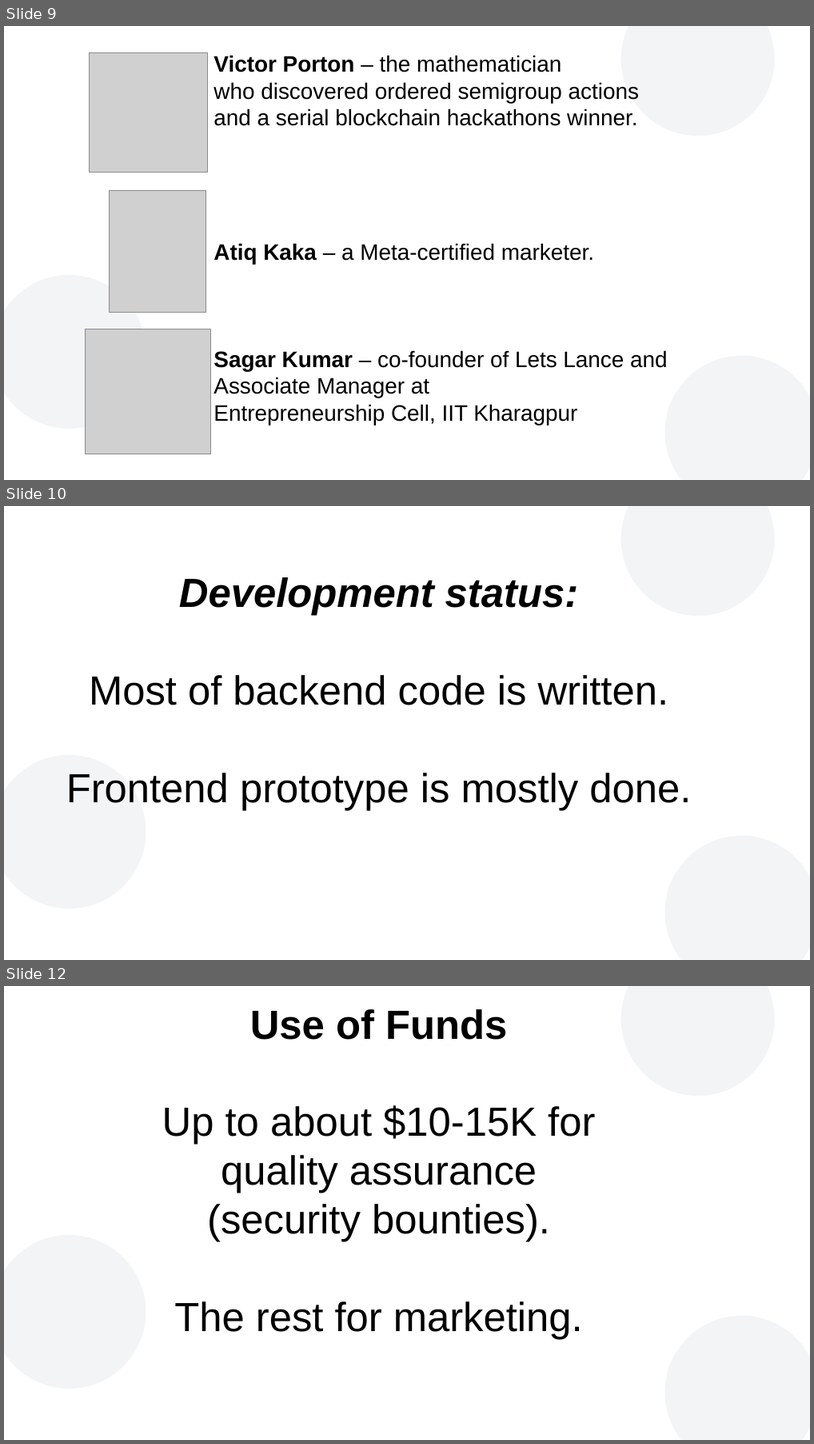
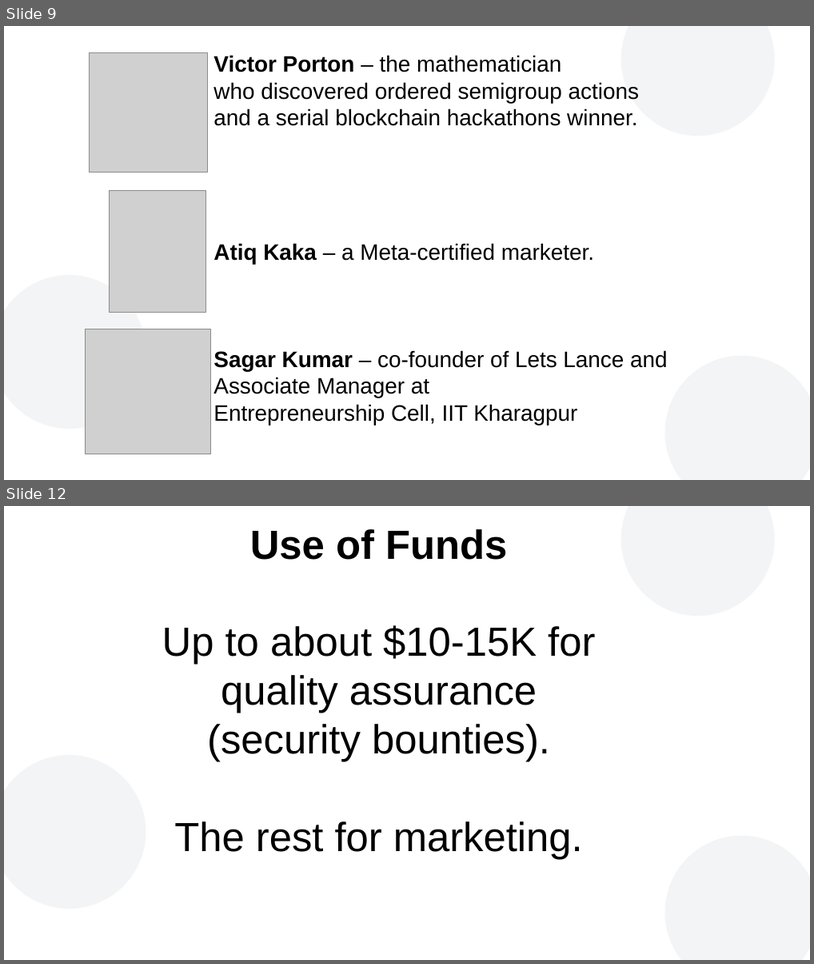
Before and after one commit to vporton/zondirectory2, a slide deck: docs/presentation.odp. Shown one above the other, each under a label of ours: slides 9, 10 and 12 before the commit, slides 9 and 12 after it; the slides between them are not shown. The pictures are 814x1444 and 814x964 pixels, drawn with LibreOffice and Linux fonts; fonts in the diff are those of the drawing; grey boxes stand for pictures; background and template pictures are left out. Boxes give left, top, right and bottom in pixels: in the first picture for what was removed or moved away, otherwise in the second. Text is boxed around its words. In the diff, an @@ line names an element or a change of style, - is before the commit and + after.

```diff
--- a/docs/presentation.odp
+++ b/docs/presentation.odp
@@ slide 10 removed at (4,506,810,960), background #FFFFFF; not listed: 3 template elements that a slide beside it also shows @@
@@ text removed at (66,577,691,811) @@
-Development status:
-Most of backend code is written.
-Frontend prototype is mostly done.
```
Also in this commit, not shown: 1 slide added.
